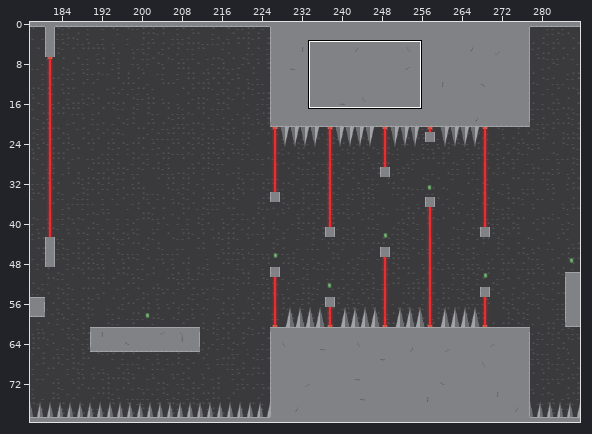
Tiled map, stored at assets/Tilemaps/Map3.tmx. The first picture is a wide view before the edit; the outline marks the close-up.
Close-up. First the earlier version:
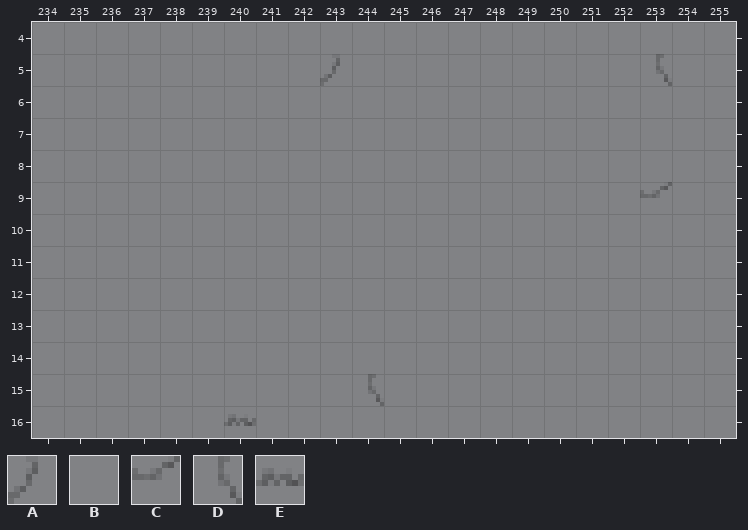
Cells are 8x8 px. Shown: x 234..255, y 4..16. The commit also changed other parts of the map, which this record leaves out.
Key: from "tileset1": A 2 flipped up-down, B 3, C 10 flipped on the other diagonal, D 10 flipped up-down, E 11 flipped on the other diagonal.
_ is an empty cell.
Objects are placed by their top-left corner, in cells (3,4 is the top-left corner of cell 3,4); size is 1x1 cell unless given.
Layers that did not change in this view are not listed.
Layer "Terrain" before, first column x 234:
 4 BBBBBBBBBBBBBBBBBBBBBB
 5 BBBBBBBBBABBBBBBBBBDBB
 6 BBBBBBBBBBBBBBBBBBBBBB
 7 BBBBBBBBBBBBBBBBBBBBBB
 8 BBBBBBBBBBBBBBBBBBBBBB
 9 BBBBBBBBBBBBBBBBBBBCBB
10 BBBBBBBBBBBBBBBBBBBBBB
11 BBBBBBBBBBBBBBBBBBBBBB
12 BBBBBBBBBBBBBBBBBBBBBB
13 BBBBBBBBBBBBBBBBBBBBBB
14 BBBBBBBBBBBBBBBBBBBBBB
15 BBBBBBBBBBDBBBBBBBBBBB
16 BBBBBBEBBBBBBBBBBBBBBB
After the commit:
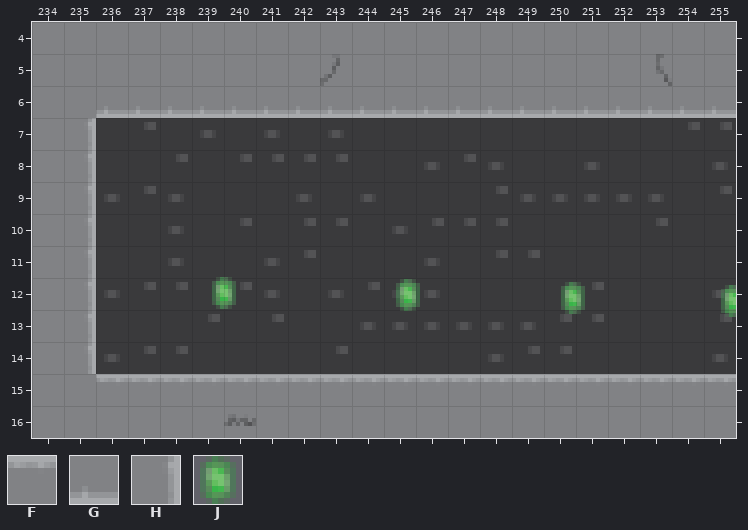
Further tiles: from "tileset1": F 0, G 1, H 8, J 30.
Edits made:
Layer "Objects":
A new object: J at 239.5,12.
A new object: J at 245.2,12.
A new object: J at 250.4,12.1.
A new object: J at 255.4,12.2.
Layer "Terrain":
The edit turns tile B into tile F in row 15 at x 236 to 243 and 245 to 255.
The edit turns tile D into tile F in row 15 at x 244.
The edit turns tile B into tile G in row 6 at x 236 to 255.
The edit turns tile B into tile H in rows 7 to 14 at x 235.
The author cleared tile B in rows 7 to 8 at x 236 to 255; in row 9 at x 236 to 252 and 254 to 255; in rows 10 to 14 at x 236 to 255.
The author cleared tile C in row 9 at x 253.
